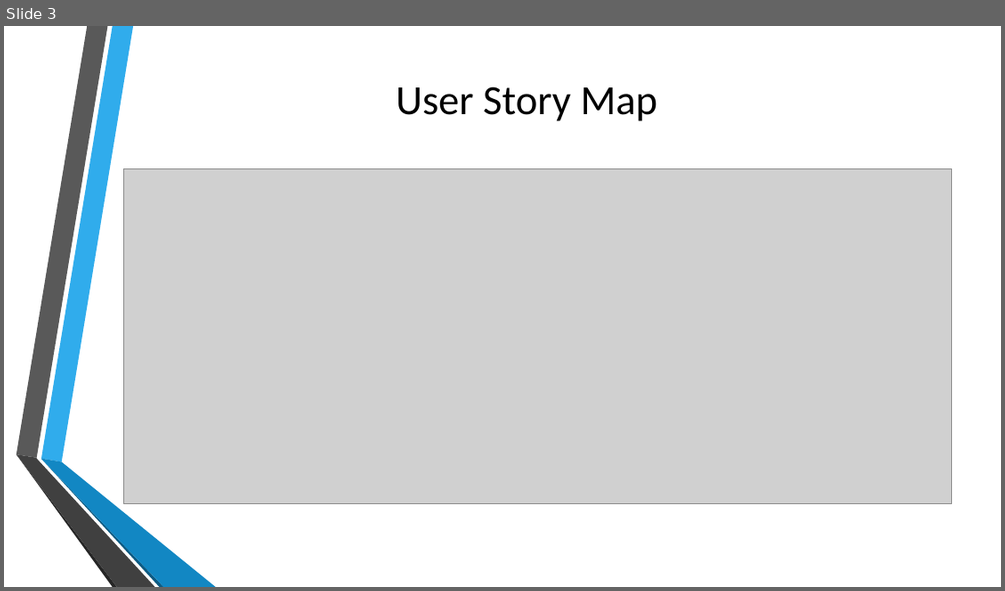
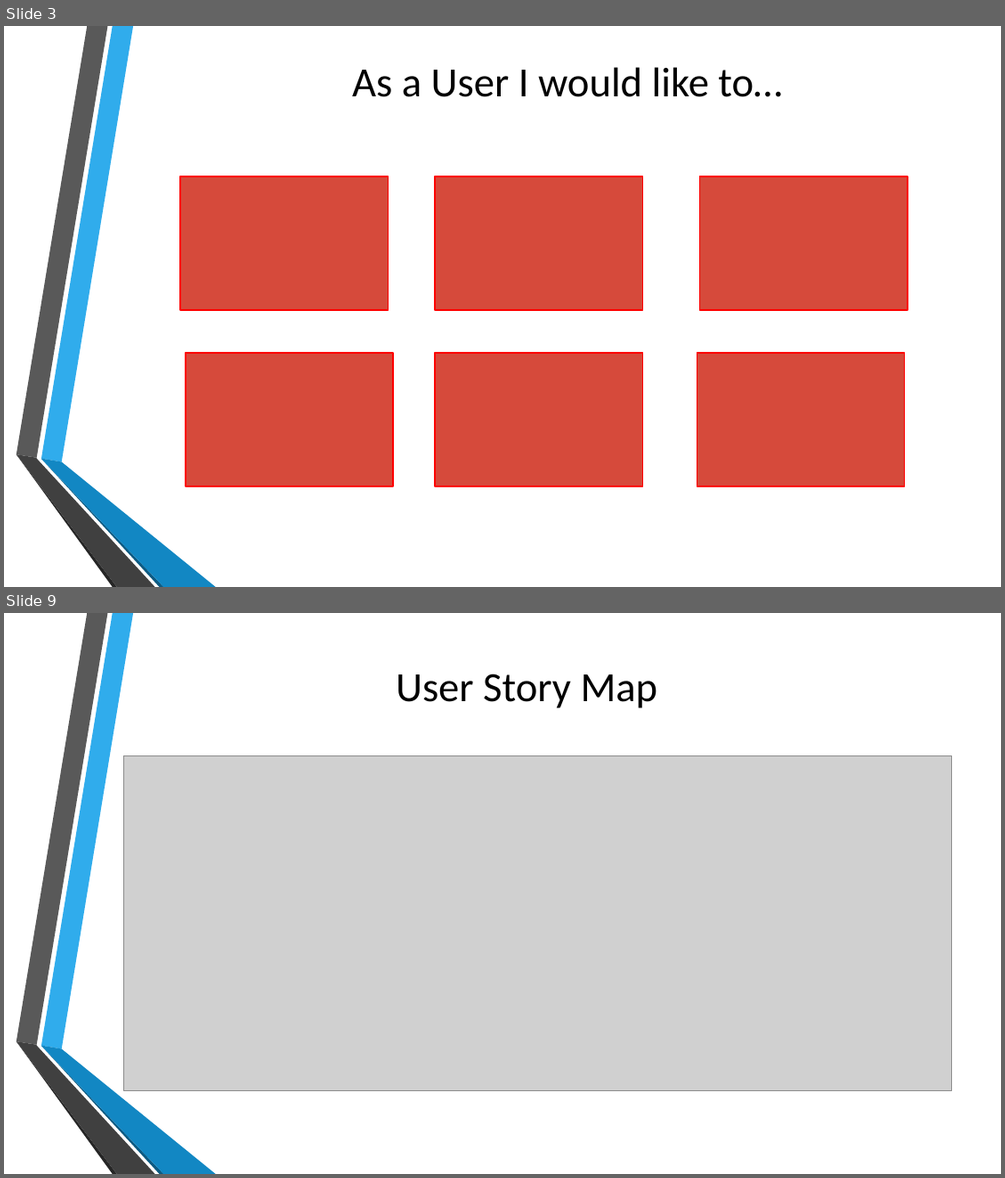
Before and after one commit to QuinnBast/ENSE-470-Project, a slide deck: Milestone 3/Milestone3.pptx. Shown one above the other, each under a label of ours: slide 3 before the commit, slides 3 and 9 after it; the slides between them are not shown. The pictures are 1005x591 and 1005x1178 pixels, drawn with LibreOffice and Linux fonts; fonts in the diff are those of the drawing; grey boxes stand for pictures; background and template pictures are left out. Boxes give left, top, right and bottom in pixels: in the first picture for what was removed or moved away, otherwise in the second. Text is boxed around its words. In the diff, an @@ line names an element or a change of style, - is before the commit and + after.

Commit message:
*Update to Powerpoint *Added SoftwareApprover example *Provided templates for User and HELL IT Staff maps

```diff
--- a/Milestone 3/Milestone3.pptx
+++ b/Milestone 3/Milestone3.pptx
@@ slide 3 added at bbox=[4, 26, 1001, 587], background picture (left out); not listed: 6 template elements that a slide beside it also shows @@
@@ title added at bbox=[352, 67, 782, 97], 40 pt, text #000000 @@
+As a User I would like to…
@@ rectangle added at bbox=[180, 176, 388, 310], fill #D64A3B, outline #FF0000 1.25 pt @@
@@ rectangle added at bbox=[435, 176, 643, 310], fill #D64A3B, outline #FF0000 1.25 pt @@
@@ rectangle added at bbox=[700, 176, 908, 310], fill #D64A3B, outline #FF0000 1.25 pt @@
@@ rectangle added at bbox=[186, 353, 394, 487], fill #D64A3B, outline #FF0000 1.25 pt @@
@@ rectangle added at bbox=[435, 353, 643, 487], fill #D64A3B, outline #FF0000 1.25 pt @@
@@ rectangle added at bbox=[697, 353, 905, 487], fill #D64A3B, outline #FF0000 1.25 pt @@
@@ what was slide 3 is now slide 9 @@
```
Also in this commit, not shown: 5 other slides added, 6 other files.
